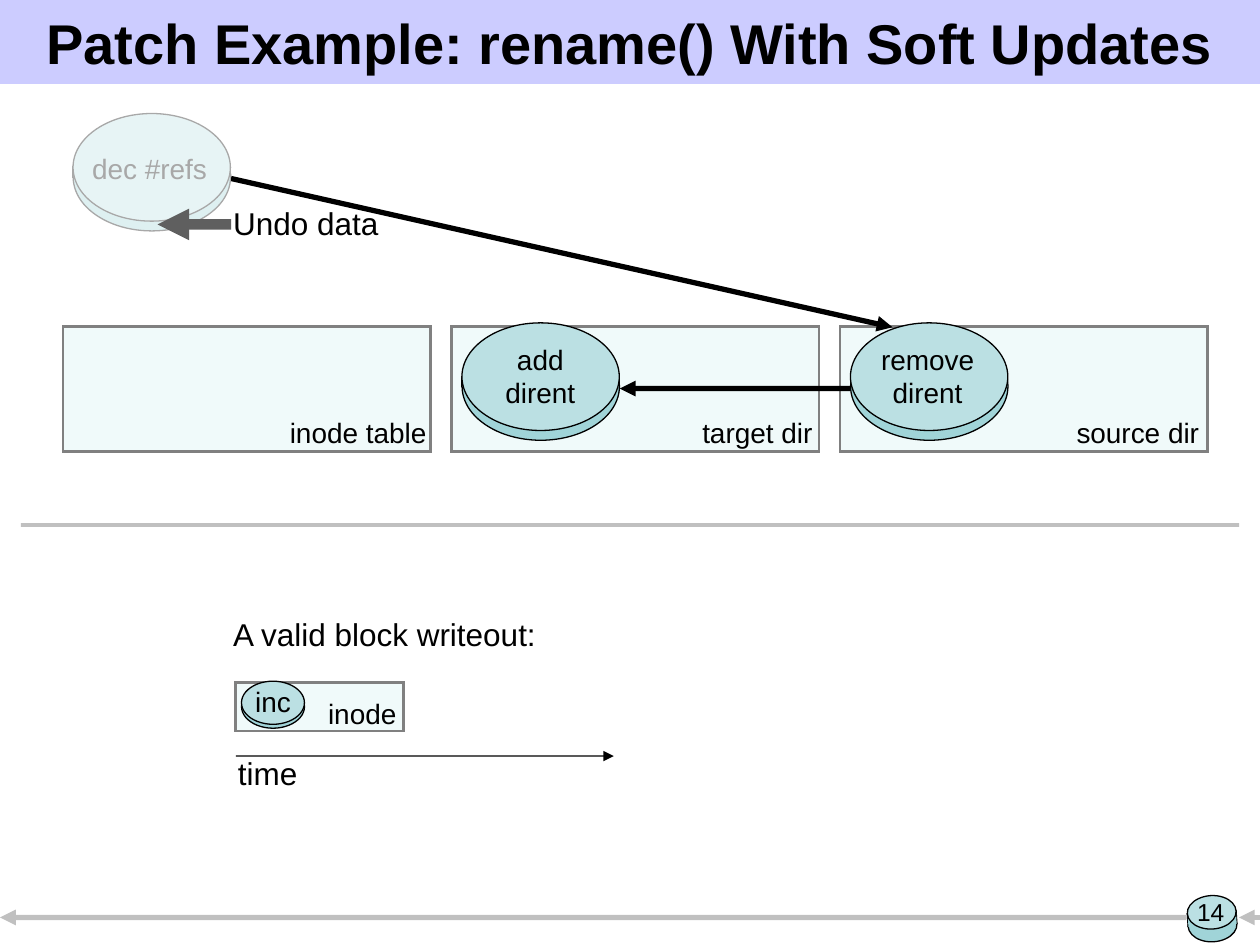
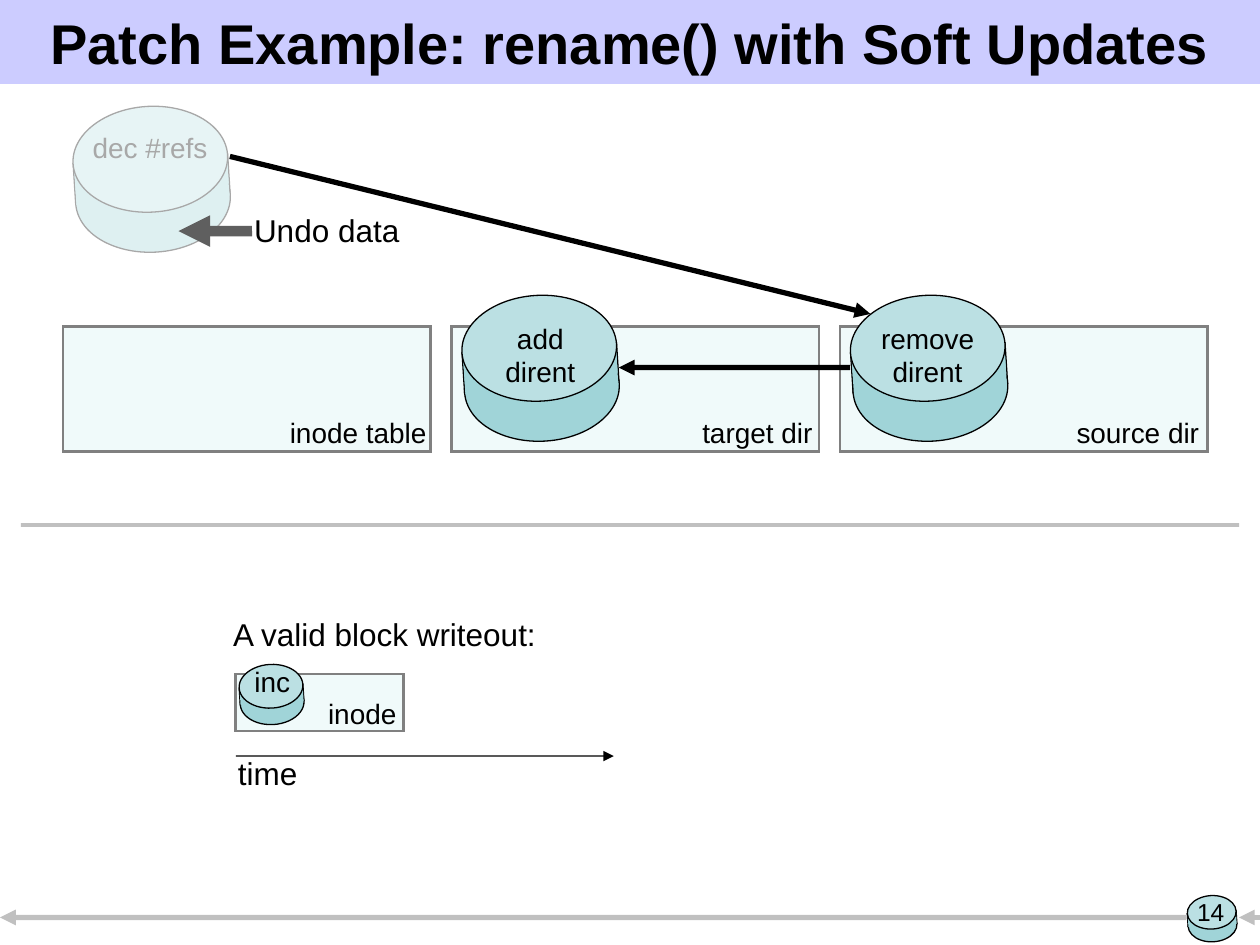
Before and after one commit to ucla-readable/fstitch-doc, a slide deck: slide 14 of sosp/pres.ppt. Drawn at 1260x945 pixels with LibreOffice and Linux fonts; fonts in the diff are those of the drawing. Boxes give left, top, right and bottom in pixels: in the first picture for what was removed or moved away, otherwise in the second. Text is boxed around its words. In the diff, an @@ line names an element or a change of style, - is before the commit and + after.

Commit message:
Revert to e48819c1fccedc65bc6fd3e7aae8819ba793f86e (Remove crash todo...) to move from thin back to thick patches.

```diff
--- a/sosp/pres.ppt
+++ b/sosp/pres.ppt
@@ title at <box>50,23,1208,75</box>: text changed @@
-Patch Example: rename() With Soft Updates
+Patch Example: rename() with Soft Updates
@@ rectangle: place and size @@
-rectangle at <box>63,105,231,241</box>
+rectangle at <box>63,94,252,262</box>
@@ arrow moved from (231, 179) - (892, 328) to (229, 156) - (871, 314) @@
@@ text "Undo data": place and size @@
-text "Undo data" at <box>233,210,378,236</box>
+text "Undo data" at <box>254,219,399,243</box>
@@ arrow moved from (231, 224) - (158, 224) to (252, 231) - (179, 231) @@
@@ 4 texts, 1 arrow: place and size @@
-4 texts, 1 arrow at <box>92,159,974,713</box>
+4 texts, 1 arrow at <box>93,138,974,693</box>
@@ rectangle: place and size @@
-rectangle at <box>236,683,403,732</box>
+rectangle at <box>236,674,403,731</box>
@@ rotation 0 to 356 degrees in 16 elements at <box>462,331,623,445</box>, <box>850,331,1011,445</box>, <box>70,102,231,216</box>, <box>240,679,306,726</box>, <box>73,142,233,256</box>, <box>238,662,305,710</box>, <box>460,291,620,405</box>, <box>848,291,1008,405</box>, <box>74,155,230,205</box>, <box>73,154,230,204</box>, <box>463,344,619,394</box>, <box>852,344,1008,394</box>, <box>239,685,303,705</box>, <box>463,343,620,393</box>, <box>851,343,1008,393</box>, <box>239,683,304,704</box> @@
```
Also in this commit, not shown: 18 other slides changed, 2 slides added, 1 slide removed.
